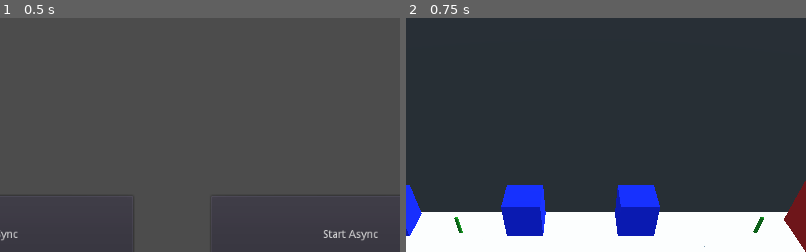
Above: before the commit, frames 1-2 (left to right).
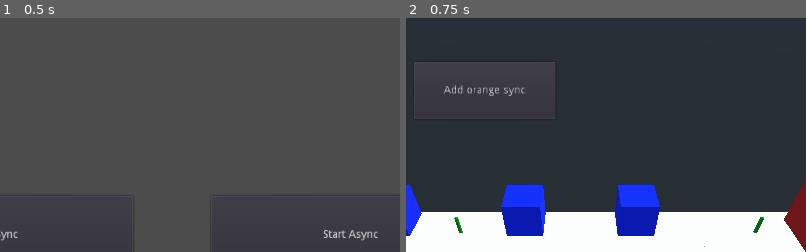
Above: after the commit, the same moments.

Repository: ImmersiveRPG/GodotAsyncLoader
Game: Godot game, scene res://examples/Start/Start.tscn
Same seed, same stepped clock (60 frames per second), same inputs: the game is played once before the commit and once after it.
Inputs:
- Up to frame 1 (0.5 s): no input
- Up to frame 2 (0.75 s): click "Start Sync" at 0.5 s
The pictures show only the part of the screen within x 28-78%, y 0-50%; the shares and areas given below are measured in that part.

Frame 1 is identical in both runs. In frame 2, 0.7% of the frame differs, in the area x 2-38%, y 18-43%.

Commit message:
Added button that adds orange sync

Diff:
--- a/examples/NPC/NPC.gd
+++ b/examples/NPC/NPC.gd
@@ -55,22 +55,3 @@
 		Global._rng.randf_range(0.0, 0.0),
 		Global._rng.randf_range(-r, r)
 	)
-
-
-func _on_add_orange_async_pressed() -> void:
-	var r := 100.0
-	var pos := Vector3(
-		rand_range(-r, r),
-		20.0,
-		rand_range(-r, r)
-	)
-
-	# Instance scene asynchronously and send to callback
-	var target = get_tree().get_current_scene()
-	var scene_file := "res://examples/Items/Orange/Orange.tscn"
-	SceneLoader.load_scene_async_with_cb(target, scene_file, pos, true, funcref(self, "on_orange_loaded"), {})
-
-func on_orange_loaded(path : String, instance : Node, pos : Vector3, is_pos_global : bool, data : Dictionary) -> void:
-	var target = get_tree().get_current_scene()
-	instance.transform.origin = pos
-	target.add_child(instance)
--- /dev/null
+++ b/examples/World/World.gd
@@ -0,0 +1,39 @@
+# Copyright (c) 2021-2022 Matthew Brennan Jones <matthew.brennan.jones@gmail.com>
+# This file is licensed under the MIT License
+# https://github.com/ImmersiveRPG/GodotAsyncLoader
+
+extends Node
+
+
+func _on_add_orange_async_pressed() -> void:
+	var r := 100.0
+	var pos := Vector3(
+		rand_range(-r, r),
+		20.0,
+		rand_range(-r, r)
+	)
+
+	# Instance scene asynchronously and send to callback
+	var target = get_tree().get_current_scene()
+	var scene_file := "res://examples/Items/Orange/Orange.tscn"
+	SceneLoader.load_scene_async_with_cb(target, scene_file, pos, true, funcref(self, "on_orange_loaded"), {})
+
+func on_orange_loaded(path : String, instance : Node, pos : Vector3, is_pos_global : bool, data : Dictionary) -> void:
+	var target = get_tree().get_current_scene()
+	instance.transform.origin = pos
+	target.add_child(instance)
+
+
+func _on_add_orange_sync_pressed() -> void:
+	var r := 100.0
+	var pos := Vector3(
+		rand_range(-r, r),
+		20.0,
+		rand_range(-r, r)
+	)
+
+	# Instance scene asynchronously and send to callback
+	var target = get_tree().get_current_scene()
+	var scene_file := "res://examples/Items/Orange/Orange.tscn"
+	var instance := SceneLoader.load_scene_sync(target, scene_file)
+	instance.transform.origin = pos
--- a/examples/World/World.tscn
+++ b/examples/World/World.tscn
@@ -8,6 +8,7 @@
 [ext_resource path="res://examples/Buildings/Barn/Barn.tscn" type="PackedScene" id=6]
 [ext_resource path="res://examples/NPC/NPC.tscn" type="PackedScene" id=7]
 [ext_resource path="res://examples/Buildings/House/House.tscn" type="PackedScene" id=8]
+[ext_resource path="res://examples/World/World.gd" type="Script" id=9]
 
 [sub_resource type="SpatialMaterial" id=1]
 albedo_color = Color( 0.803922, 0.894118, 0.117647, 1 )
@@ -17,6 +18,7 @@
 size = Vector3( 20, 20, 20 )
 
 [node name="World" type="Spatial"]
+script = ExtResource( 9 )
 
 [node name="Camera" type="Camera" parent="."]
 transform = Transform( 1, 0, 0, 0, 0.707107, 0.707107, 0, -0.707107, 0.707107, 414, 622, 343 )
@@ -264,4 +266,12 @@
 margin_bottom = 128.0
 text = "Add orange async"
 
-[connection signal="pressed" from="ButtonAddOrangeAsync" to="NPC" method="_on_add_orange_async_pressed"]
+[node name="ButtonAddOrangeSync" type="Button" parent="."]
+margin_left = 301.0
+margin_top = 56.0
+margin_right = 482.0
+margin_bottom = 130.0
+text = "Add orange sync"
+
+[connection signal="pressed" from="ButtonAddOrangeAsync" to="." method="_on_add_orange_async_pressed"]
+[connection signal="pressed" from="ButtonAddOrangeSync" to="." method="_on_add_orange_sync_pressed"]
Not shown: 1 places in examples/World/World.tscn that only renumber resources
